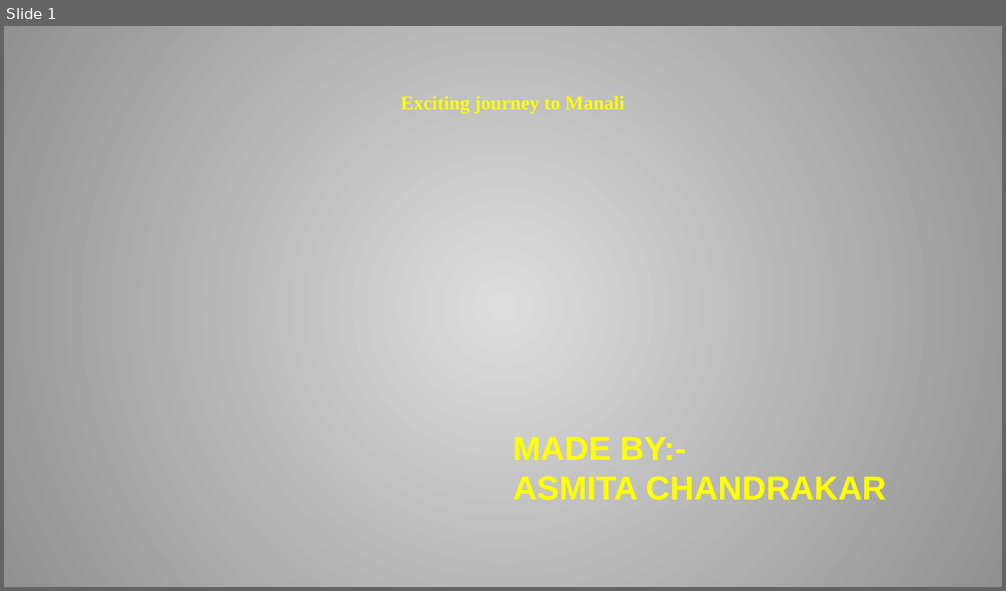
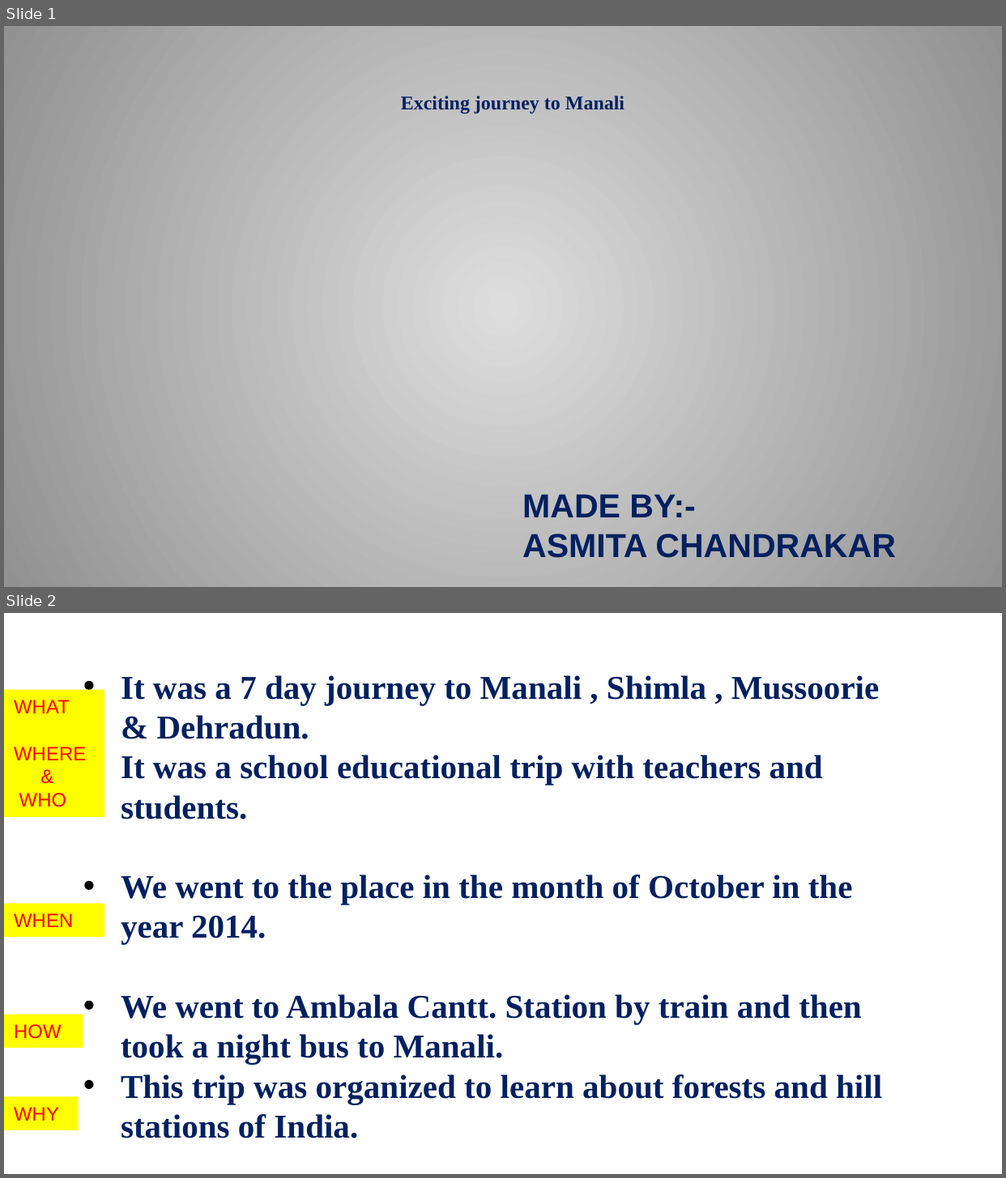
Before and after one commit to AsmitaChandrakar/Pecunia_customer, a slide deck: ASMI_communication.pptx.pptx. Shown one above the other, each under a label of ours: slide 1 before the commit, slides 1 and 2 after it. The pictures are 1006x591 and 1006x1178 pixels, drawn with LibreOffice and Linux fonts; fonts in the diff are those of the drawing; background and template pictures are left out. Boxes give left, top, right and bottom in pixels: in the first picture for what was removed or moved away, otherwise in the second. Text is boxed around its words. In the diff, an @@ line names an element or a change of style, - is before the commit and + after.

```diff
--- a/ASMI_communication.pptx.pptx
+++ b/ASMI_communication.pptx.pptx
@@ slide 2 added at (4,613,1002,1174), background picture (left out) @@
@@ text added at (121,675,882,1139), 24 pt, text #002060, bold @@
+• It was a 7 day journey to Manali , Shimla , Mussoorie & Dehradun.
+• It was a school educational trip with teachers and students.
+• We went to the place in the month of October in the year 2014.
+• We went to Ambala Cantt. Station by train and then took a night bus to Manali.
+• This trip was organized to learn about forests and hill stations of India.
@@ rectangle added at (4,690,104,818), fill #FFFF00, 14 pt, text #FF0000 @@
+WHAT
+WHERE
+&
+WHO
@@ rectangle added at (4,904,104,937), fill #FFFF00, 14 pt, text #FF0000 @@
+WHEN
@@ rectangle added at (4,1014,83,1048), fill #FFFF00, 14 pt, text #FF0000 @@
+HOW
@@ rectangle added at (4,1097,78,1131), fill #FFFF00, 14 pt, text #FF0000 @@
+WHY
@@ slide 1 changed as well @@
@@ text "Exciting journey to Manali" at (401,96,624,114): text colour #FFFF00 to #002060 @@
@@ text "MADE BY:-" at (522,494,896,558): text colour #FFFF00 to #002060 @@
@@ text "MADE BY:-": place and size @@
-text "MADE BY:-" at (513,437,886,501)
+text "MADE BY:-" at (522,494,896,558)
```
Also in this commit, not shown: 2 other slides added, 1 slide removed.
